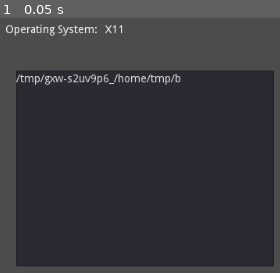
Above: before the commit, frame 1.
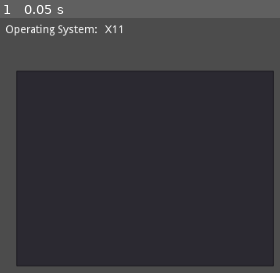
Above: after the commit, the same moment.

Repository: martijnvandenboom/GUI_Test_0001
Game: Godot game, scene res://Control.tscn
Two runs of this game, one before a commit and one after it. Both use one fixed random seed, a clock stepped at 60 frames per second and the inputs below.
Inputs:
- Up to frame 1 (0.05 s): no input

The runs differ from the first frame. In frame 1, 1.0% of the frame differs, in the area x 5-65%, y 21-27%.
Error after the commit: Parse Error: Unexpected assign. (res://TextEdit.gd:15)

Commit message:
added if statement
added if statement

Diff:
--- a/Control.gd
+++ b/Control.gd
@@ -9,6 +9,8 @@
 # Called when the node enters the scene tree for the first time.
 func _ready():
 
+
+
 	pass # Replace with function body.
 
 
--- a/Control_script.gd
+++ /dev/null
@@ -1,17 +0,0 @@
-extends Control
-
-
-# Declare member variables here. Examples:
-# var a = 2
-# var b = "text"
-
-
-# Called when the node enters the scene tree for the first time.
-func _ready():
-
-	pass # Replace with function body.
-
-
-# Called every frame. 'delta' is the elapsed time since the previous frame.
-#func _process(delta):
-#	pass
--- a/Globals.tscn
+++ b/Globals.tscn
@@ -1,13 +1,33 @@
 [gd_scene load_steps=4 format=2]
 
-[ext_resource path="res://Control_script.gd" type="Script" id=1]
 [ext_resource path="res://lblOperatingSystem.gd" type="Script" id=2]
 [ext_resource path="res://TextEdit.gd" type="Script" id=3]
+
+[sub_resource type="GDScript" id=1]
+script/source = "extends Control
+
+
+# Declare member variables here. Examples:
+# var a = 2
+# var b = \"text\"
+
+
+# Called when the node enters the scene tree for the first time.
+func _ready():
+	Globals.current_os = OS.get_name()
+
+	pass # Replace with function body.
+
+
+# Called every frame. 'delta' is the elapsed time since the previous frame.
+#func _process(delta):
+#	pass
+"
 
 [node name="Control" type="Control"]
 anchor_right = 1.0
 anchor_bottom = 1.0
-script = ExtResource( 1 )
+script = SubResource( 1 )
 
 [node name="Label" type="Label" parent="."]
 margin_left = 26.0
--- a/TextEdit.gd
+++ b/TextEdit.gd
@@ -11,23 +11,21 @@
 
 	var output = []
 	var exit_code
-	exit_code = OS.execute( 'pwd', [], true, output )
-	for line in output:
-	  self.text = self.text + line
-	  print (exit_code)
-	  print (line)
 
-	exit_code = OS.execute("sw_vers", [], true, output)
-	for line in output:
-	  self.text = self.text + line
-	  print (exit_code)
-	  print (line)
+	if Globals.current_os = "OSX":
 
-	exit_code = OS.execute("system_profiler", ["SPHardwareDataType"], true, output)
-	for line in output:
-	  self.text = self.text + line
-	  print (exit_code)
-	  print (line)
+		exit_code = OS.execute("sw_vers", [], true, output)
+		for line in output:
+		  self.text = self.text + line
+		  print (exit_code)
+		  print (line)
+
+		exit_code = OS.execute("system_profiler", ["SPHardwareDataType"], true, output)
+		for line in output:
+		  self.text = self.text + line
+		  print (exit_code)
+		  print (line)
+
 
 
 	"""
